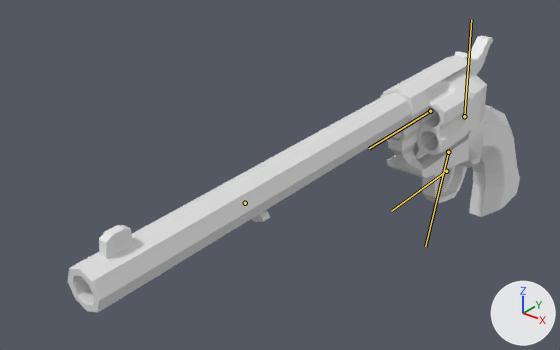
One commit to the FBX model Animations/Player/Colt_SAA/SK_Colt_Fire.fbx: the scene before it, then after it.
Rendered twice from a 50 mm camera at (0.098, -1.803, 1.34) aimed at (-0.482, -1.079, 0.891). Arrows for +X, +Y and +Z are at lower right; the lights stay in place. The picture after the commit comes second. Both versions are drawn at frame 3 of the action 'Scene'; the numbers are the values there. The bones that change, and the others that lie on the model, are drawn over the model as lines.

In view in the first picture: 'Barrel', 'Base Pin', 'Cylinder', 'Ejector_Rod', 'GunFrame', 'Hammer', 'Handles', 'Trigger'.
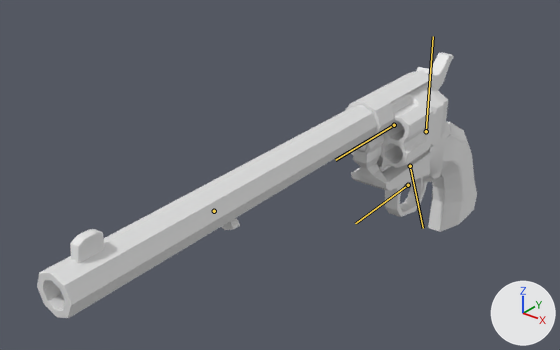
Commit message: fixed issue with colt animations having ejector rod move

Location of each change, (x1, y1, x2, y2) in pixels of the pictures (560 x 350 px):
'Barrel', posed: before (68, 93, 412, 312); after (37, 105, 377, 318)
'GunFrame', posed (7% narrower): before (382, 55, 502, 217); after (347, 70, 459, 232)
'Cylinder', posed: before (380, 70, 482, 160); after (346, 85, 444, 172)
'Handles', posed: before (469, 108, 520, 217); after (428, 124, 477, 232)
'Hammer', posed: before (454, 36, 493, 75); after (417, 53, 454, 90)
'Trigger', posed: before (438, 166, 455, 193); after (410, 177, 423, 195)
'Ejector_Rod', posed (mostly hidden): before (252, 210, 270, 222); after (222, 218, 240, 230)
bone 'Root', root to tip: before (446, 171) to (391, 211); after (408, 185) to (355, 223)
bone 'Cylinder', root to tip: before (430, 111) to (369, 148); after (394, 125) to (335, 160)
bone 'Trigger', root to tip: before (448, 152) to (425, 246); after (410, 166) to (423, 228)

What the commit changed:
Bone 'Root' (bone_root) moves from (0.277, -0.174, -0.153) to (0.0, 0.0, 0.0).
Bone 'Root' (bone_root) turns from (3, 0, 3) to (0, 0, 0) degrees about its own x, y and z.
Bone 'Cylinder' (bone_cylinder) turns from (0, 0, 0) to (0, 60, 0) degrees about its own x, y and z.
Bone 'Trigger' (bone_trigger) turns from (0, 0, 0) to (45, 0, 0) degrees about its own x, y and z.
